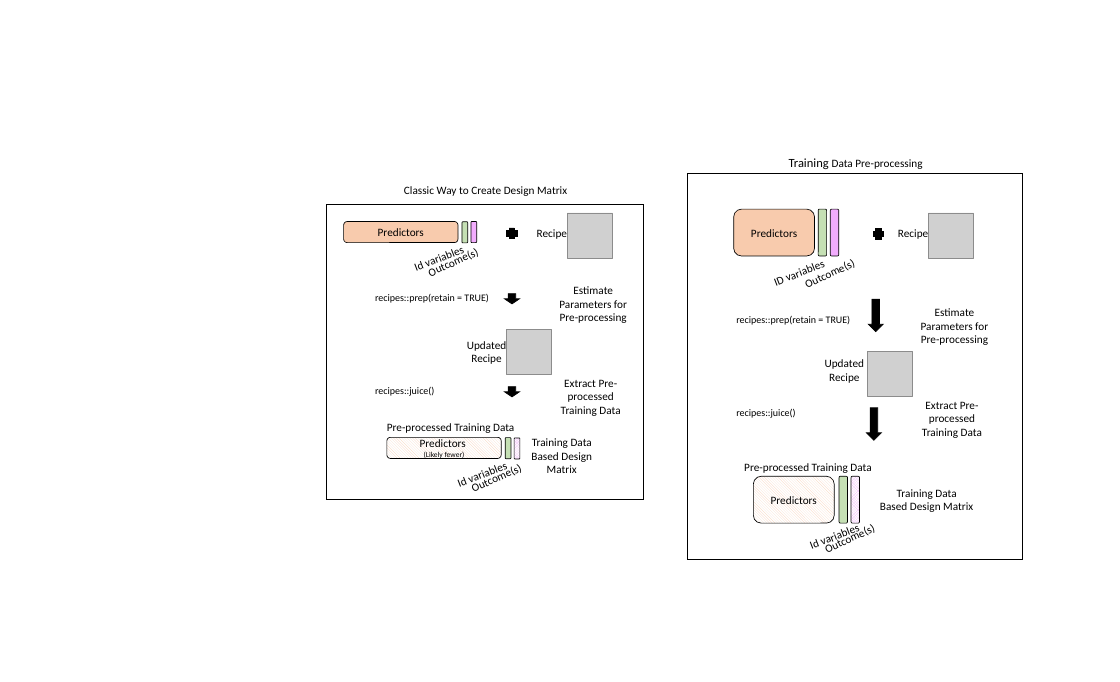
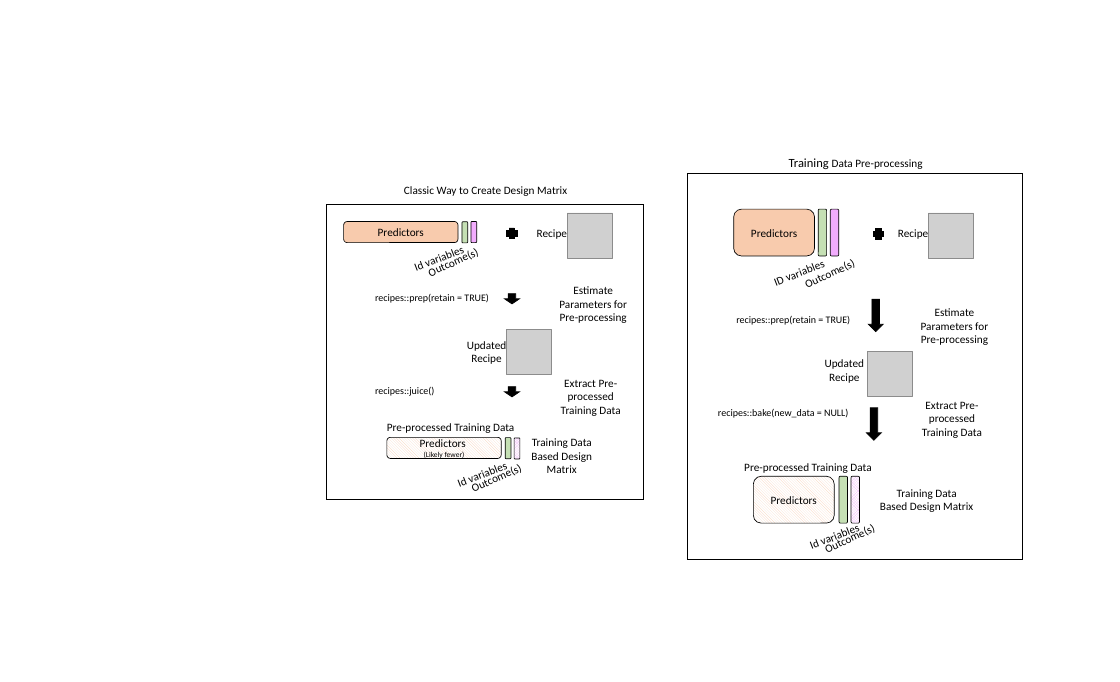
Before and after one commit to opencasestudies/ocs-bp-air-pollution, a slide deck: slide 8 of img/powerpointforimages.pptx. Drawn at 1120x682 pixels with LibreOffice and Linux fonts; fonts in the diff are those of the drawing; grey boxes stand for pictures. Boxes give left, top, right and bottom in pixels: in the first picture for what was removed or moved away, otherwise in the second. Text is boxed around its words. In the diff, an @@ line names an element or a change of style, - is before the commit and + after.

Commit message:
updating images for removing juice and adding hard copies

```diff
--- a/img/powerpointforimages.pptx
+++ b/img/powerpointforimages.pptx
@@ text at [718,409,848,418]: text changed @@
-recipes::juice()
+recipes::bake(new_data = NULL)
```
Also in this commit, not shown: 1 other slide changed, 24 other files.
